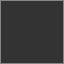
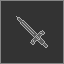
Before/after of a 64x64 layered artwork. What changed in the layer stack:
added group "Группа 5" with 2 layers above "Группа 4" over [16, 16, 48, 48]
added layer "Слой 12" (20%) in group "Группа 5" over [18, 18, 47, 47]
added layer "Слой 11" (60%) in group "Группа 5" over [16, 16, 48, 48]
